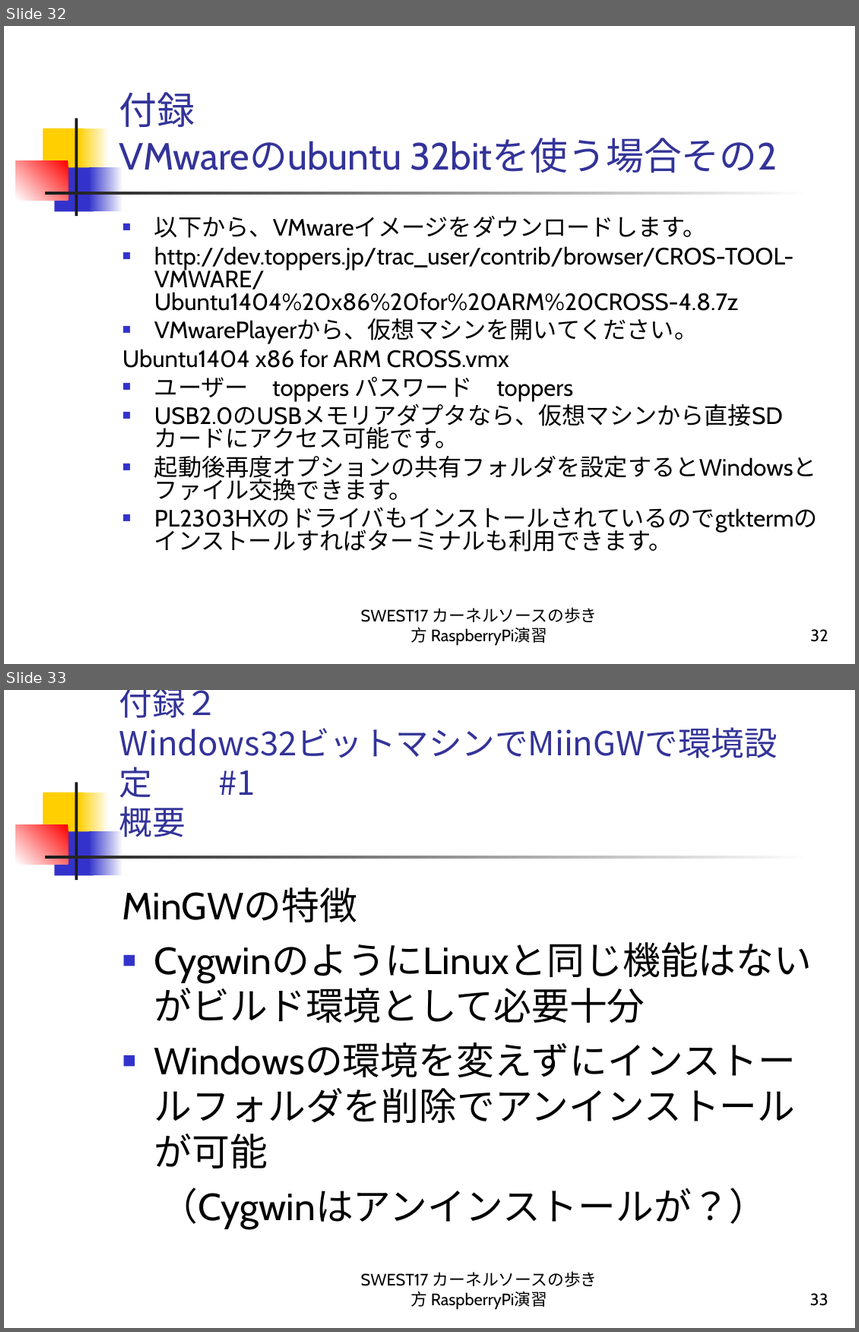
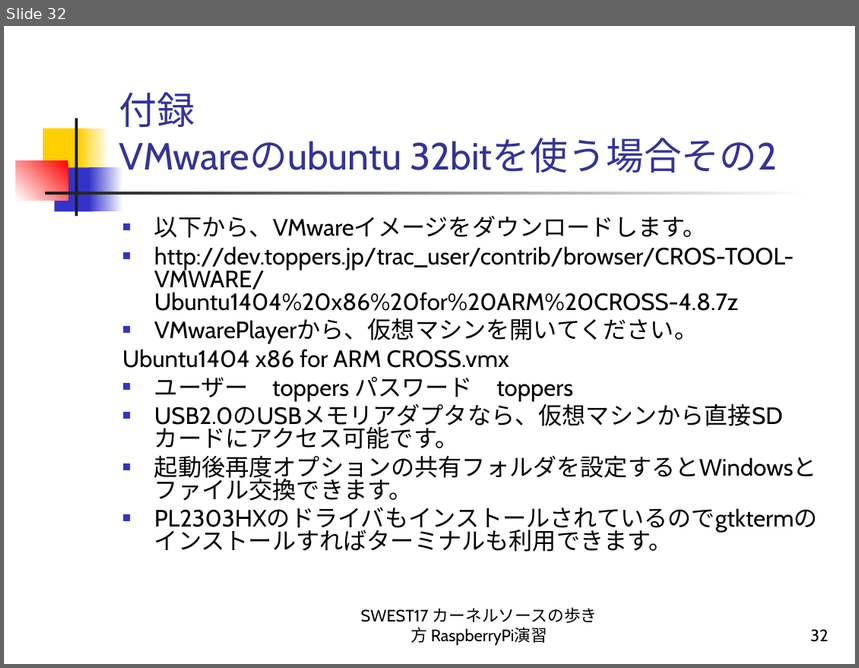
Before and after one commit to alvstakahashi/RPI-SHRINK-SSP-FULL, a slide deck: カーネルソースの歩き方 RaspberryPi演習.ppt. Shown one above the other, each under a label of ours: slides 32 and 33 before the commit, slide 32 after it. The pictures are 859x1332 and 859x668 pixels, drawn with LibreOffice and Linux fonts; fonts in the diff are those of the drawing. Boxes give left, top, right and bottom in pixels: in the first picture for what was removed or moved away, otherwise in the second. Text is boxed around its words. In the diff, an @@ line names an element or a change of style, - is before the commit and + after.

```diff
--- a/カーネルソースの歩き方 RaspberryPi演習.ppt
+++ b/カーネルソースの歩き方 RaspberryPi演習.ppt
@@ slide 33 removed at [4, 690, 855, 1328], background #FFFFFF; not listed: 7 template elements that a slide beside it also shows @@
@@ title removed at [120, 690, 255, 837] @@
-付録２
-Windows32ビットマシンでMiinGWで環境設定 #1
-概要
@@ text removed at [123, 888, 768, 1230] @@
-MinGWの特徴
-■ CygwinのようにLinuxと同じ機能はないがビルド環境として必要十分
-■ Windowsの環境を変えずにインストールフォルダを削除でアンインストールが可能
-（Cygwinはアンインストールが？）
@@ text removed at [361, 1271, 598, 1310] @@
-SWEST17 カーネルソースの歩き方 RaspberryPi演習
@@ page number removed at [810, 1293, 829, 1306] @@
-33
```
Also in this commit, not shown: 1 slide changed, 10 other slides removed.
